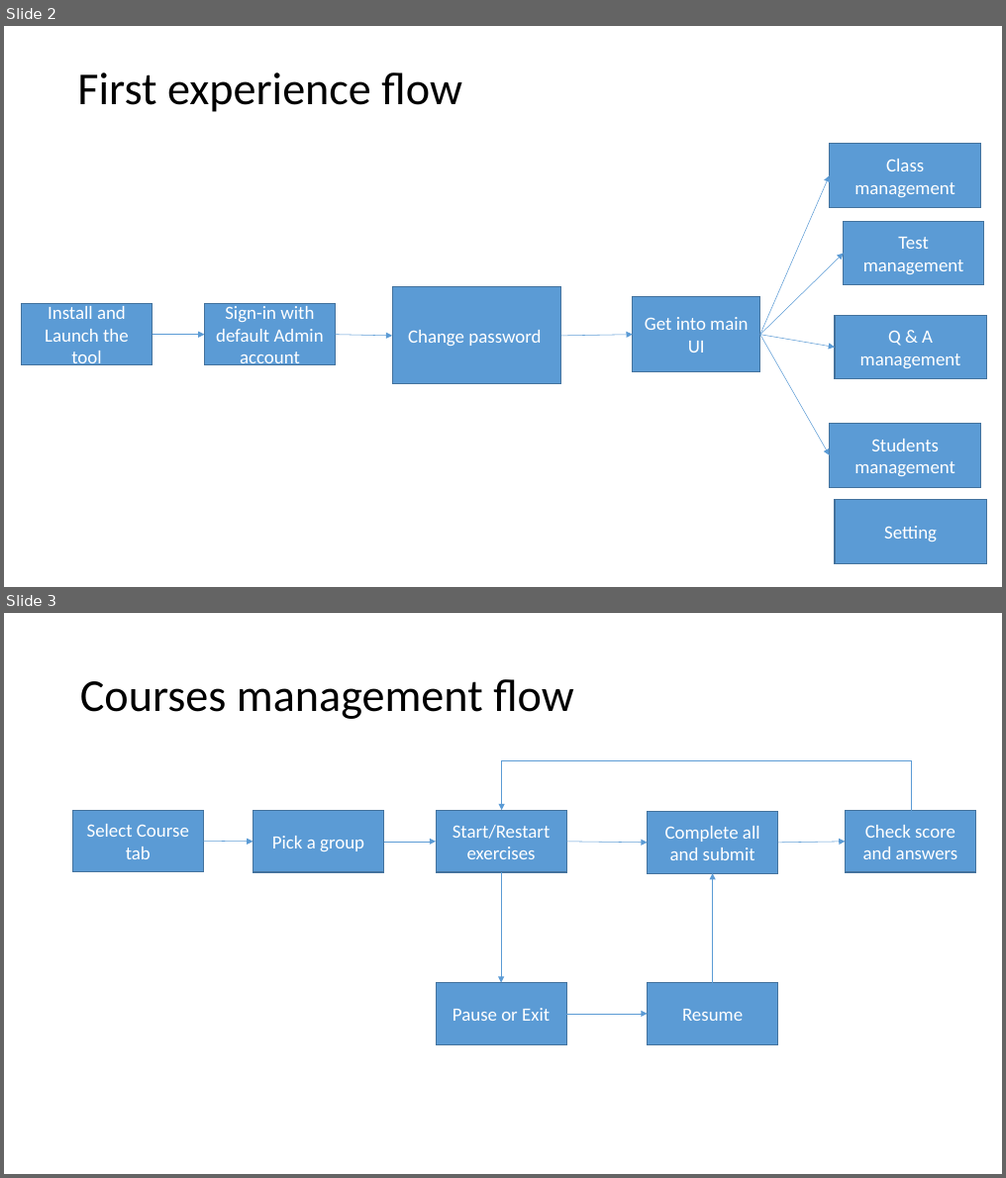
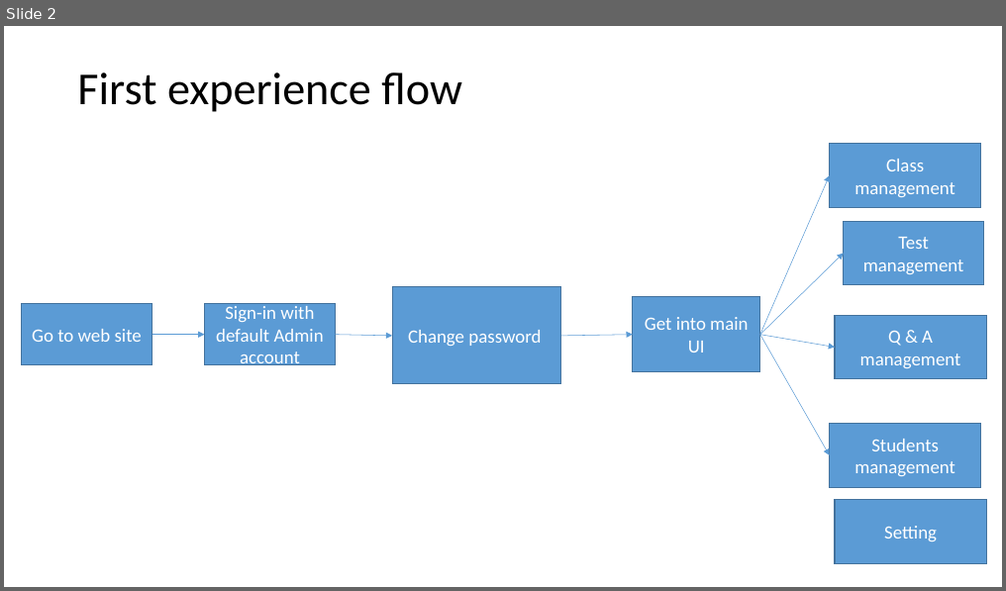
Before and after one commit to Wu-Fei/Parrot-Wireframe, a slide deck: Admin tool flow.pptx. Shown one above the other, each under a label of ours: slides 2 and 3 before the commit, slide 2 after it. The pictures are 1006x1178 and 1006x591 pixels, drawn with LibreOffice and Linux fonts; fonts in the diff are those of the drawing. Boxes give left, top, right and bottom in pixels: in the first picture for what was removed or moved away, otherwise in the second. Text is boxed around its words. In the diff, an @@ line names an element or a change of style, - is before the commit and + after.

Commit message:
update for Admin flow and wireframe

```diff
--- a/Admin tool flow.pptx
+++ b/Admin tool flow.pptx
@@ slide 3 removed at (4,613,1002,1174), background #FFFFFF @@
@@ title removed at (80,679,574,719) @@
-Courses management flow
@@ elbow arrow removed from (912, 811) to (502, 810) @@
@@ rectangle removed at (73,810,204,872) @@
-Select Course tab
@@ rectangle removed at (253,811,384,872) @@
-Pick a group
@@ rectangle removed at (436,811,567,872) @@
-Start/Restart exercises
@@ rectangle removed at (648,811,778,873) @@
-Complete all and submit
@@ rectangle removed at (846,811,976,872) @@
-Check score and answers
@@ arrow removed from (203, 842) to (253, 842) @@
@@ arrow removed from (383, 842) to (436, 842) @@
@@ arrow removed from (566, 842) to (648, 843) @@
@@ arrow removed from (778, 843) to (846, 842) @@
@@ arrow removed from (501, 872) to (501, 983) @@
@@ arrow removed from (713, 983) to (713, 873) @@
@@ rectangle removed at (436,983,567,1045) @@
-Pause or Exit
@@ rectangle removed at (648,983,778,1045) @@
-Resume
@@ arrow removed from (566, 1014) to (648, 1014) @@
@@ slide 2 changed as well @@
@@ text in rectangle at (32,329,142,342): text changed @@
-Install and Launch the tool
+Go to web site
```
Also in this commit, not shown: 3 other slides changed, 2 slides added, 1 other slide removed, 2 other files.
